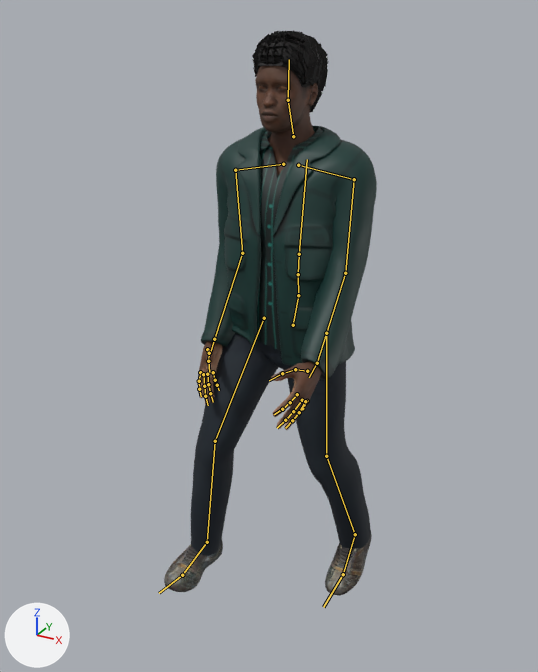
The glTF model public/models/characters/protagonist.glb: old version first, new version second.
One viewpoint serves both versions: a 50 mm camera at (0.954, -1.895, 1.872) aimed at (-0.064, -0.045, 0.947). The axes (+X, +Y, +Z) are drawn at lower left. The lights are the same throughout. The older version comes first. Both versions are drawn at frame 11 of the action 'walk'; the numbers are the values there. The bones that change, and the others that lie on the model, are drawn over the model as lines.

The first picture shows 'CharcoalJeansMesh', 'HairShoesMesh', 'SkinEyesMesh', 'TealTechnicalJacketMesh'.
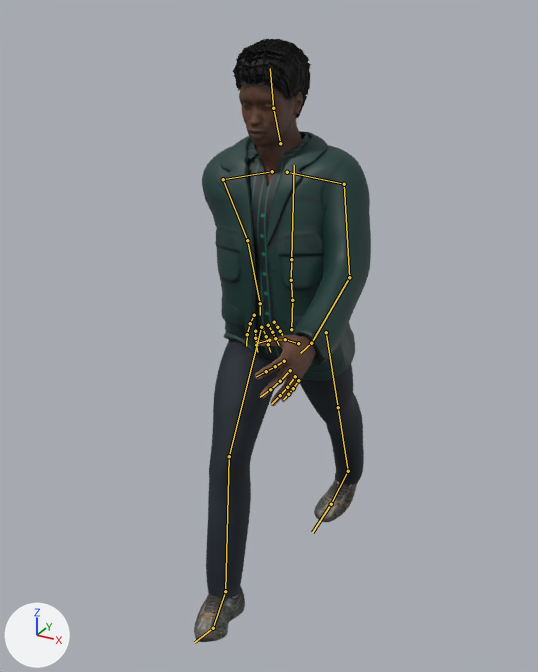
Boxes [x1, y1, x2, y2] around the edits, measured in the pictures (538 x 672 px):
'TealTechnicalJacketMesh', posed
    before: [201, 126, 377, 380]
    after: [202, 131, 371, 381]
'CharcoalJeansMesh', posed (12% narrower, 16% taller)
    before: [191, 332, 371, 556]
    after: [206, 339, 364, 598]
'HairShoesMesh', posed (21% narrower, 7% taller)
    before: [164, 30, 372, 596]
    after: [194, 39, 358, 642]
'SkinEyesMesh', posed
    before: [198, 66, 322, 430]
    after: [239, 85, 316, 406]
bone 'Hips', root to tip
    before: (293, 325) to (298, 295)
    after: (291, 329) to (292, 300)
bone 'Spine', root to tip
    before: (298, 295) to (298, 274)
    after: (292, 300) to (291, 280)
bone 'Chest', root to tip
    before: (298, 274) to (299, 254)
    after: (291, 280) to (291, 259)
bone 'UpperArm_L', root to tip
    before: (354, 179) to (345, 273)
    after: (344, 184) to (349, 277)
bone 'LowerArm_L', root to tip
    before: (345, 273) to (317, 363)
    after: (349, 277) to (311, 343)
bone 'UpperArm_R', root to tip
    before: (235, 170) to (242, 253)
    after: (223, 179) to (247, 240)
bone 'LowerArm_R', root to tip
    before: (242, 253) to (214, 339)
    after: (247, 240) to (260, 303)
bone 'Head', root to tip
    before: (288, 100) to (289, 59)
    after: (273, 108) to (270, 68)
bone 'UpperLeg_L', root to tip
    before: (326, 333) to (326, 456)
    after: (326, 332) to (338, 407)
bone 'LowerLeg_L', root to tip
    before: (326, 456) to (355, 534)
    after: (338, 407) to (348, 471)
bone 'Foot_L', root to tip
    before: (355, 534) to (343, 574)
    after: (348, 471) to (331, 504)
bone 'UpperLeg_R', root to tip
    before: (264, 318) to (215, 441)
    after: (261, 327) to (229, 456)
bone 'LowerLeg_R', root to tip
    before: (215, 441) to (207, 542)
    after: (229, 456) to (225, 591)
bone 'Foot_R', root to tip
    before: (207, 542) to (182, 575)
    after: (225, 591) to (213, 628)

Edits to the bpy script that builds the scene:
```text
Change bone_hips:
    where bone_hips = bpy.data.objects['JohannesburgProtagonist'].pose.bones['Hips']  # child of 'Root'
    bone_hips.location: (0.0, 0.0, 0.0) -> (-0.005, -0.016, -0.006)
    bone_hips.rotation_quaternion: (1.0, 0.006, -0.004, -0.014) -> (0.997, 0.053, 0.015, 0.053)  # degrees (1, 0, -2) -> degrees (6, 1, 6)
Change bone_spine:
    where bone_spine = bpy.data.objects['JohannesburgProtagonist'].pose.bones['Spine']  # child of 'Hips'
    bone_spine.rotation_quaternion: (1.0, -0.013, 0.0, 0.009) -> (0.998, -0.026, -0.017, -0.05)  # degrees (-1, 0, 1) -> degrees (-3, -2, -6)
Change bone_chest:
    where bone_chest = bpy.data.objects['JohannesburgProtagonist'].pose.bones['Chest']  # child of 'Spine'
    bone_chest.rotation_quaternion: (1.0, -0.013, 0.0, 0.019) -> (0.999, -0.026, -0.007, 0.035)  # degrees (-1, 0, 2) -> degrees (-3, -1, 4)
Change bone_upperarm_l:
    where bone_upperarm_l = bpy.data.objects['JohannesburgProtagonist'].pose.bones['UpperArm_L']  # child of 'clavicle_l'
    bone_upperarm_l.rotation_quaternion: (0.934, 0.059, -0.022, -0.352) -> (0.95, 0.199, 0.011, -0.24)  # degrees (7, 0, -41) -> degrees (22, 7, -27)
Change bone_lowerarm_l:
    where bone_lowerarm_l = bpy.data.objects['JohannesburgProtagonist'].pose.bones['LowerArm_L']  # child of 'UpperArm_L'
    bone_lowerarm_l.rotation_quaternion: (0.997, -0.08, 0.0, 0.0) -> (0.999, 0.029, -0.016, -0.007)  # degrees (-9, 0, 0) -> degrees (3, -2, -1)
Change bone_upperarm_r:
    where bone_upperarm_r = bpy.data.objects['JohannesburgProtagonist'].pose.bones['UpperArm_R']  # child of 'clavicle_r'
    bone_upperarm_r.rotation_quaternion: (0.934, -0.059, -0.022, 0.352) -> (0.872, -0.366, 0.266, 0.185)  # degrees (-7, 0, 41) -> degrees (-42, 37, 9)
Change bone_lowerarm_r:
    where bone_lowerarm_r = bpy.data.objects['JohannesburgProtagonist'].pose.bones['LowerArm_R']  # child of 'UpperArm_R'
    bone_lowerarm_r.rotation_quaternion: (0.997, -0.08, 0.0, 0.0) -> (0.944, -0.328, 0.028, 0.036)  # degrees (-9, 0, 0) -> degrees (-38, 4, 3)
Change bone_head:
    where bone_head = bpy.data.objects['JohannesburgProtagonist'].pose.bones['Head']  # child of 'neck_01'
    bone_head.rotation_quaternion: (1.0, 0.003, 0.0, -0.005) -> (0.995, 0.098, -0.015, -0.023)  # degrees (0, 0, -1) -> degrees (11, -2, -3)
Change bone_upperleg_l:
    where bone_upperleg_l = bpy.data.objects['JohannesburgProtagonist'].pose.bones['UpperLeg_L']  # child of 'Hips'
    bone_upperleg_l.rotation_quaternion: (-1.0, -0.011, 0.0, -0.002) -> (-0.96, -0.264, 0.083, 0.03)  # degrees (1, 0, 0) -> degrees (31, -8, -6)
Change bone_lowerleg_l:
    where bone_lowerleg_l = bpy.data.objects['JohannesburgProtagonist'].pose.bones['LowerLeg_L']  # child of 'UpperLeg_L'
    bone_lowerleg_l.rotation_quaternion: (0.985, 0.17, 0.02, 0.005) -> (0.998, -0.06, 0.0, 0.011)  # degrees (20, 2, 1) -> degrees (-7, 0, 1)
Change bone_foot_l:
    where bone_foot_l = bpy.data.objects['JohannesburgProtagonist'].pose.bones['Foot_L']  # child of 'LowerLeg_L'
    bone_foot_l.rotation_quaternion: (1.0, -0.001, -0.004, -0.004) -> (0.98, 0.027, -0.032, 0.195)  # degrees (0, 0, 0) -> degrees (2, -4, 22)
Change bone_upperleg_r:
    where bone_upperleg_r = bpy.data.objects['JohannesburgProtagonist'].pose.bones['UpperLeg_R']  # child of 'Hips'
    bone_upperleg_r.rotation_quaternion: (0.973, -0.21, 0.022, -0.099) -> (0.934, -0.267, 0.121, -0.203)  # degrees (-24, 0, -12) -> degrees (-34, 7, -26)
Change bone_lowerleg_r:
    where bone_lowerleg_r = bpy.data.objects['JohannesburgProtagonist'].pose.bones['LowerLeg_R']  # child of 'UpperLeg_R'
    bone_lowerleg_r.rotation_quaternion: (0.968, 0.248, -0.028, -0.005) -> (0.984, 0.177, 0.0, 0.032)  # degrees (29, -3, -1) -> degrees (20, -1, 4)
Change bone_foot_r:
    where bone_foot_r = bpy.data.objects['JohannesburgProtagonist'].pose.bones['Foot_R']  # child of 'LowerLeg_R'
    bone_foot_r.rotation_quaternion: (0.994, -0.106, 0.004, 0.001) -> (0.976, -0.045, 0.037, -0.21)  # degrees (-12, 1, 0) -> degrees (-6, 3, -24)
```
